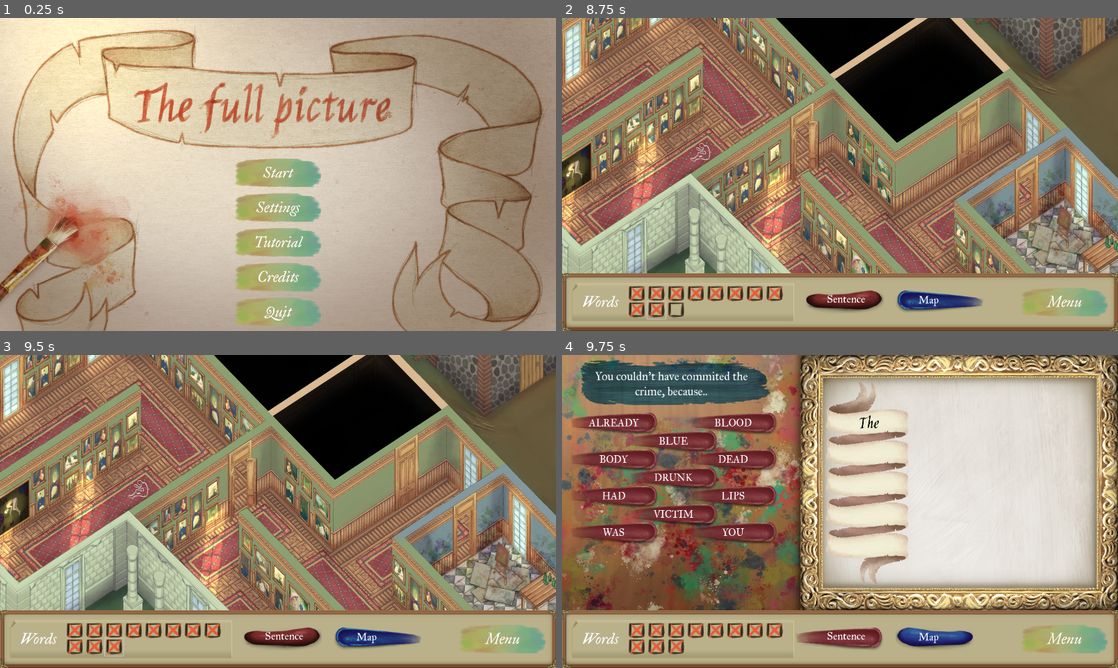
Above: before the commit, frames 1-4 (two rows, left to right).
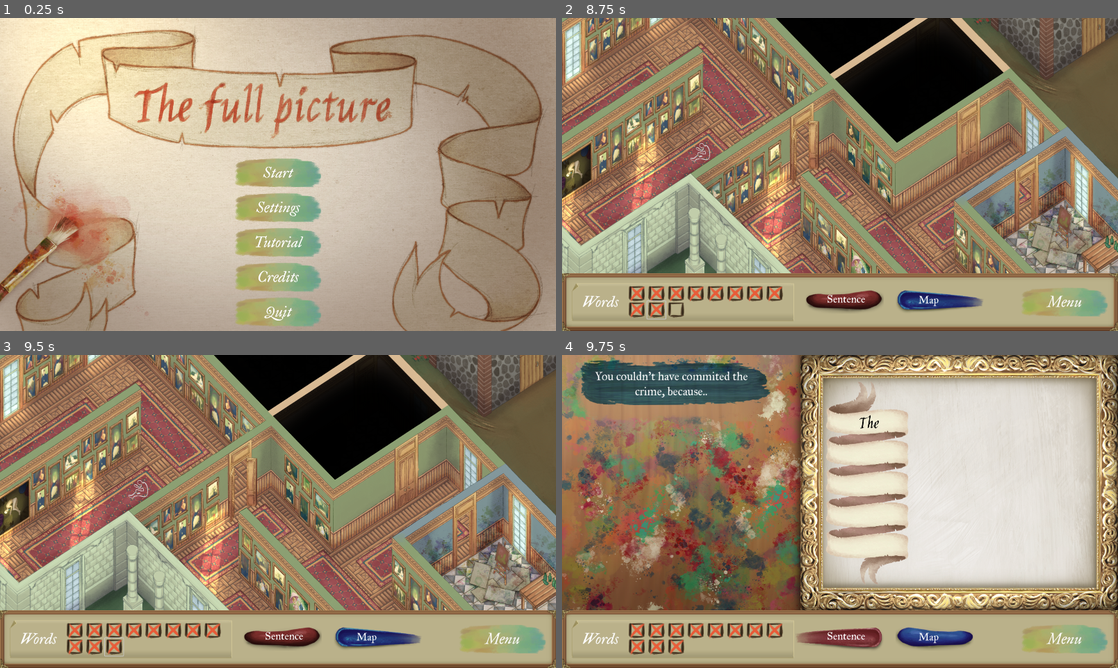
Above: after the commit, the same moments.

Repository: 100-Devs-1-Game/TheFullPicture
Game: Godot game, scene res://menus/main_menu.tscn
The game is run twice, just before and just after one commit, with the same random seed, the same clock (stepped at 60 frames per second) and the same inputs. Sound files missing from this copy of the repository are replaced by a short silence.
Inputs (mouse positions are in pixels of both pictures, inside the frame that each line leads up to):
- Up to frame 1 (0.25 s): no input
- Up to frame 2 (8.75 s): click "Start" at 0.5 s; click (634, 293) at 1.25 s; click (656, 293) at 2.02 s; click (678, 293) at 2.77 s; click (695, 293) at 3.52 s; click (717, 293) at 4.27 s; click (734, 293) at 5.02 s; click (756, 293) at 5.77 s; click (773, 293) at 6.52 s; click (634, 309) at 7.27 s; click (656, 309) at 8.02 s
- Up to frame 3 (9.5 s): click (116, 646) at 8.77 s
- Up to frame 4 (9.75 s): click "Sentence" at 9.5 s

Frames 1-3 are identical in both runs. In frame 4, 8.4% of the frame differs, in the area x 1-39%, y 18-61%.

Commit message:
Only show discovered clues

Diff:
--- a/src/sentence_builder/sentence_builder.gd
+++ b/src/sentence_builder/sentence_builder.gd
@@ -63,6 +63,9 @@
 	var grid_pos: Vector2i
 	var space:= false
 	for clue in current_stage.clues:
+		if not clue.discovered:
+			continue
+
 		if space:
 			clues.add_child(Control.new())
 			grid_pos= advance_grid_pos(grid_pos)
